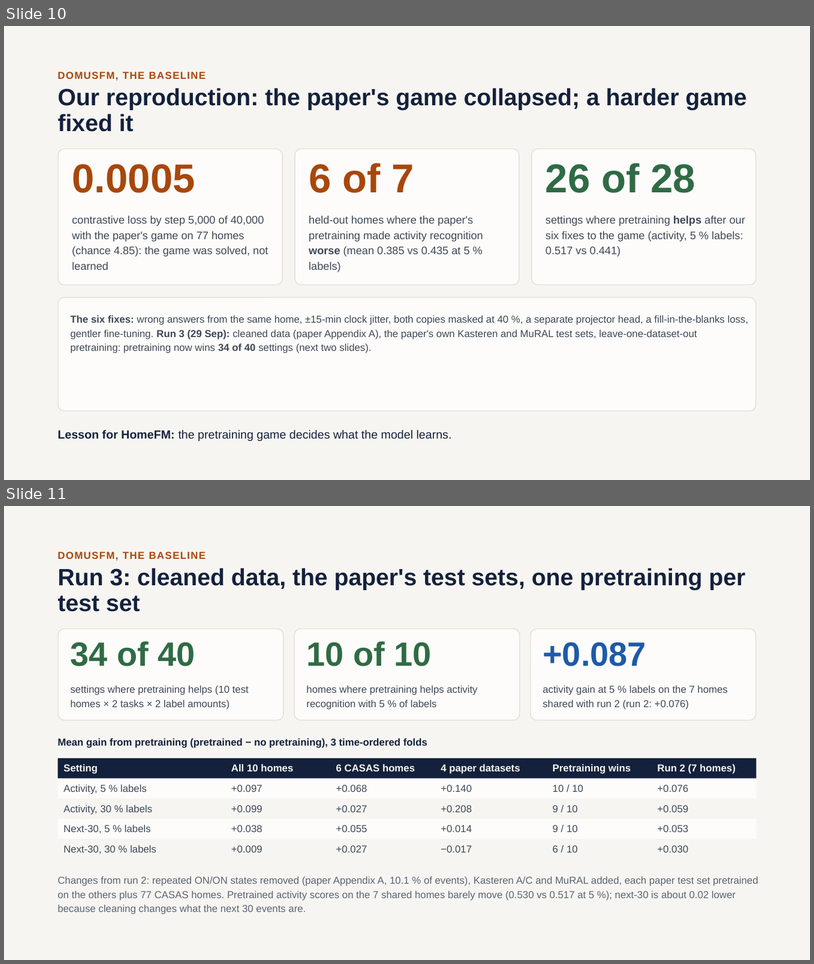
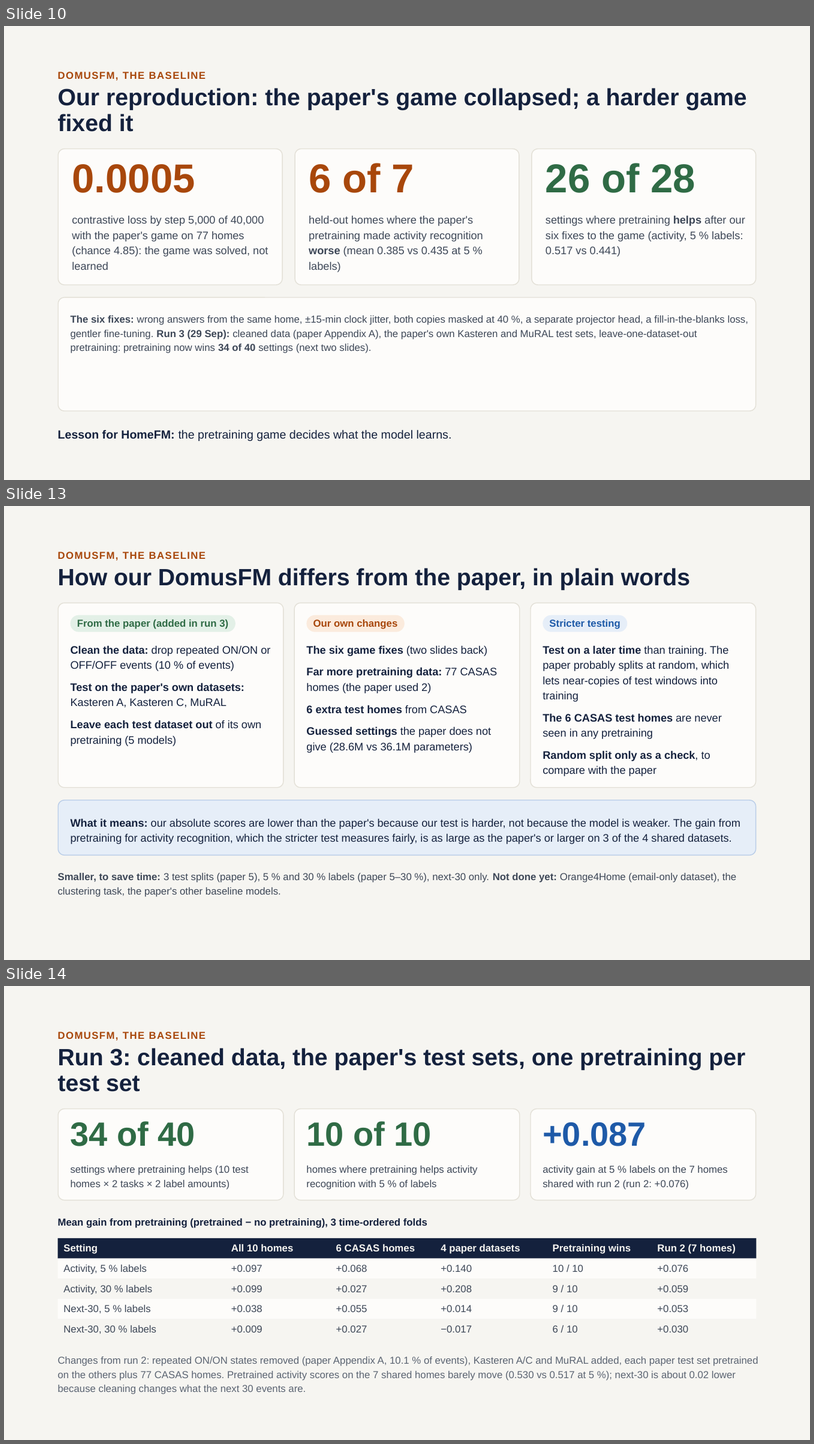
Before and after one commit to vishal6042/Foundation-Model, a slide deck: results/2026-09-29/homefm_slides/HomeFM_architecture_and_design.pptx. Shown one above the other, each under a label of ours: slides 10 and 11 before the commit, slides 10, 13 and 14 after it; the slides between them are not shown. The pictures are 814x964 and 814x1444 pixels, drawn with LibreOffice and Linux fonts; fonts in the diff are those of the drawing. Boxes give left, top, right and bottom in pixels: in the first picture for what was removed or moved away, otherwise in the second. Text is boxed around its words. In the diff, an @@ line names an element or a change of style, - is before the commit and + after.

```diff
--- a/results/2026-09-29/homefm_slides/HomeFM_architecture_and_design.pptx
+++ b/results/2026-09-29/homefm_slides/HomeFM_architecture_and_design.pptx
@@ slide 13 added at (x1=4, y1=506, x2=810, y2=960), background #F6F5F1 @@
@@ text added at (x1=58, y1=552, x2=206, y2=561), 12 pt, text #A8470B, bold @@
+DOMUSFM, THE BASELINE
@@ text added at (x1=58, y1=568, x2=690, y2=590), 28 pt, text #14213D, bold @@
+How our DomusFM differs from the paper, in plain words
@@ rounded rectangle added at (x1=59, y1=603, x2=284, y2=787), fill #FDFCFA, outline #E3E0D7 1 pt @@
@@ rounded rectangle added at (x1=294, y1=603, x2=520, y2=787), fill #FDFCFA, outline #E3E0D7 1 pt @@
@@ rounded rectangle added at (x1=531, y1=603, x2=756, y2=787), fill #FDFCFA, outline #E3E0D7 1 pt @@
@@ rounded rectangle added at (x1=71, y1=615, x2=236, y2=632), fill #E3F0E7 @@
@@ text added at (x1=77, y1=619, x2=228, y2=629), 12 pt, text #2F6B45, bold @@
+From the paper (added in run 3)
@@ rounded rectangle added at (x1=306, y1=615, x2=404, y2=632), fill #FBEBDD @@
@@ text added at (x1=314, y1=619, x2=398, y2=629), 12 pt, text #A8470B, bold @@
+Our own changes
@@ rounded rectangle added at (x1=543, y1=615, x2=628, y2=632), fill #E6EEF8 @@
@@ text added at (x1=549, y1=619, x2=621, y2=629), 12 pt, text #1E5AA8, bold @@
+Stricter testing
@@ text added at (x1=71, y1=645, x2=270, y2=671), 13 pt, text #14213D @@
+Clean the data: drop repeated ON/ON or OFF/OFF events (10 % of events)
@@ text added at (x1=306, y1=645, x2=488, y2=656), 13 pt, text #14213D, bold @@
+The six game fixes (two slides back)
@@ text added at (x1=543, y1=645, x2=729, y2=702), 13 pt, text #14213D @@
+Test on a later time than training. The paper probably splits at random, which lets near-copies of test windows into training
@@ text added at (x1=306, y1=667, x2=498, y2=693), 13 pt, text #14213D @@
+Far more pretraining data: 77 CASAS homes (the paper used 2)
@@ text added at (x1=71, y1=682, x2=245, y2=708), 13 pt, text #14213D, bold @@
+Test on the paper's own datasets: Kasteren A, Kasteren C, MuRAL
@@ text added at (x1=71, y1=720, x2=261, y2=746), 13 pt, text #14213D @@
+Leave each test dataset out of its own pretraining (5 models)
@@ text added at (x1=306, y1=705, x2=467, y2=713), 13 pt, text #14213D, bold @@
+6 extra test homes from CASAS
@@ text added at (x1=543, y1=713, x2=722, y2=739), 13 pt, text #14213D @@
+The 6 CASAS test homes are never seen in any pretraining
@@ text added at (x1=306, y1=726, x2=491, y2=753), 13 pt, text #14213D @@
+Guessed settings the paper does not give (28.6M vs 36.1M parameters)
@@ text added at (x1=543, y1=750, x2=711, y2=776), 13 pt, text #14213D, bold @@
+Random split only as a check, to compare with the paper
@@ rounded rectangle added at (x1=59, y1=800, x2=756, y2=855), fill #E6EEF8, outline #B9CDE8 1 pt @@
@@ text added at (x1=71, y1=818, x2=741, y2=844), 13 pt, text #14213D @@
+What it means: our absolute scores are lower than the paper's because our test is harder, not because the model is weaker. The gain from pretraining for activity recognition, which the stricter test measures fairly, is as large as the paper's or larger on 3 of the 4 shared datasets.
@@ text added at (x1=58, y1=873, x2=737, y2=897), 12 pt, text #3D4757 @@
+Smaller, to save time: 3 test splits (paper 5), 5 % and 30 % labels (paper 5–30 %), next-30 only. Not done yet: Orange4Home (email-only dataset), the clustering task, the paper's other baseline models.
@@ what was slide 11 is now slide 14 @@
```
Also in this commit, not shown: 2 slides changed, 2 other slides added, 7 other files.
